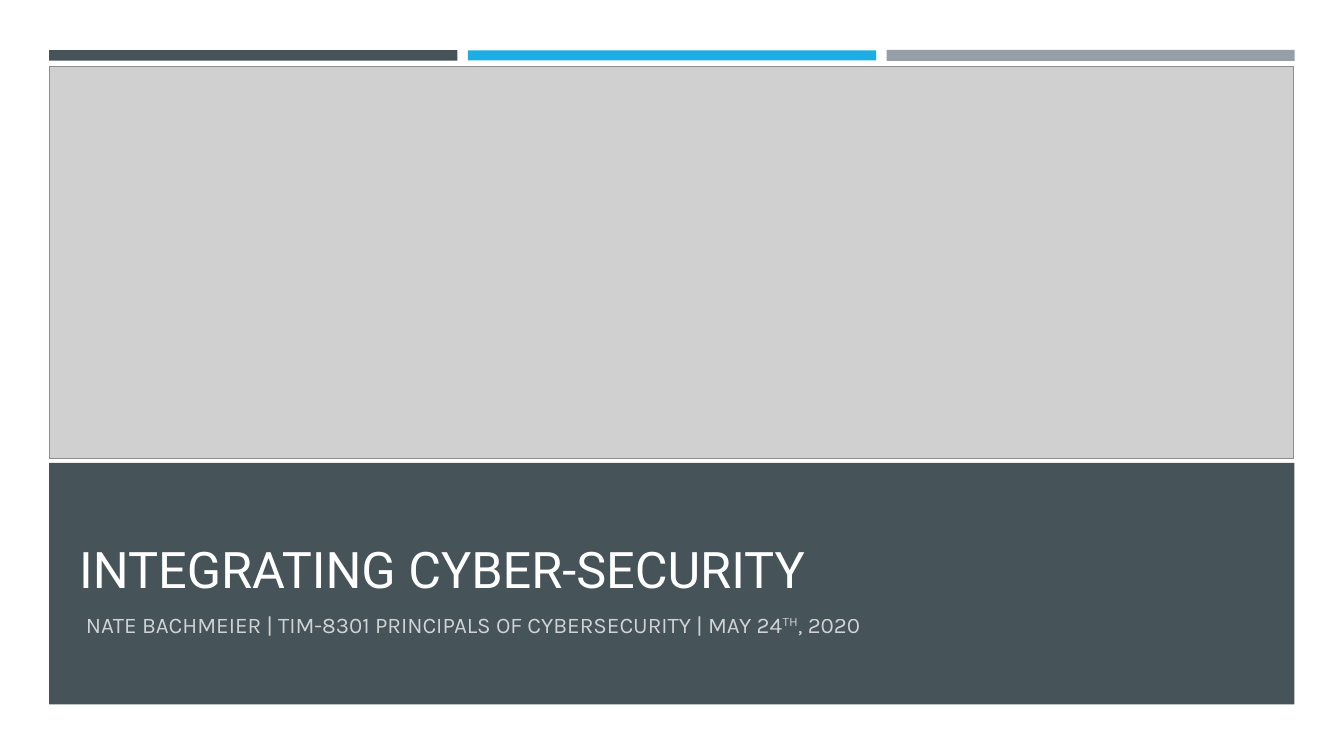
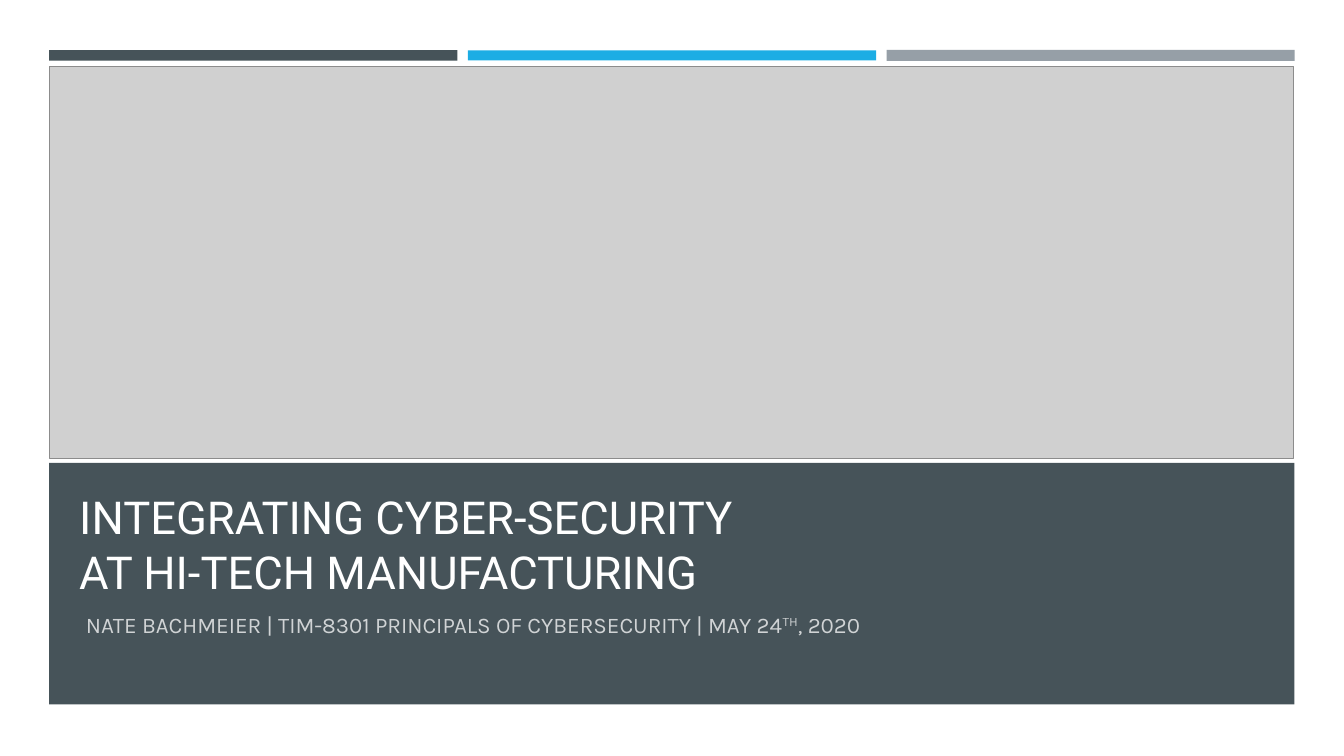
Before and after one commit to dr-natetorious/TIM-8301-Principals_of_CyberSecurity, a slide deck: slide 1 of Week8_OrgNeedsPresentation/BachmeierNTIM8301-8.pptx. Drawn at 1344x756 pixels with LibreOffice and Linux fonts; fonts in the diff are those of the drawing; grey boxes stand for pictures. Boxes give left, top, right and bottom in pixels: in the first picture for what was removed or moved away, otherwise in the second. Text is boxed around its words. In the diff, an @@ line names an element or a change of style, - is before the commit and + after.

```diff
--- a/Week8_OrgNeedsPresentation/BachmeierNTIM8301-8.pptx
+++ b/Week8_OrgNeedsPresentation/BachmeierNTIM8301-8.pptx
@@ title at [79, 501, 732, 590]: text changed; size 36 to 32.4 pt @@
-INTEGRATING CYBER-SECURITY
+INTEGRATING CYBER-SECURITY
+AT HI-TECH MANUFACTURING
```
Also in this commit, not shown: 2 other slides changed, 2 other files.
